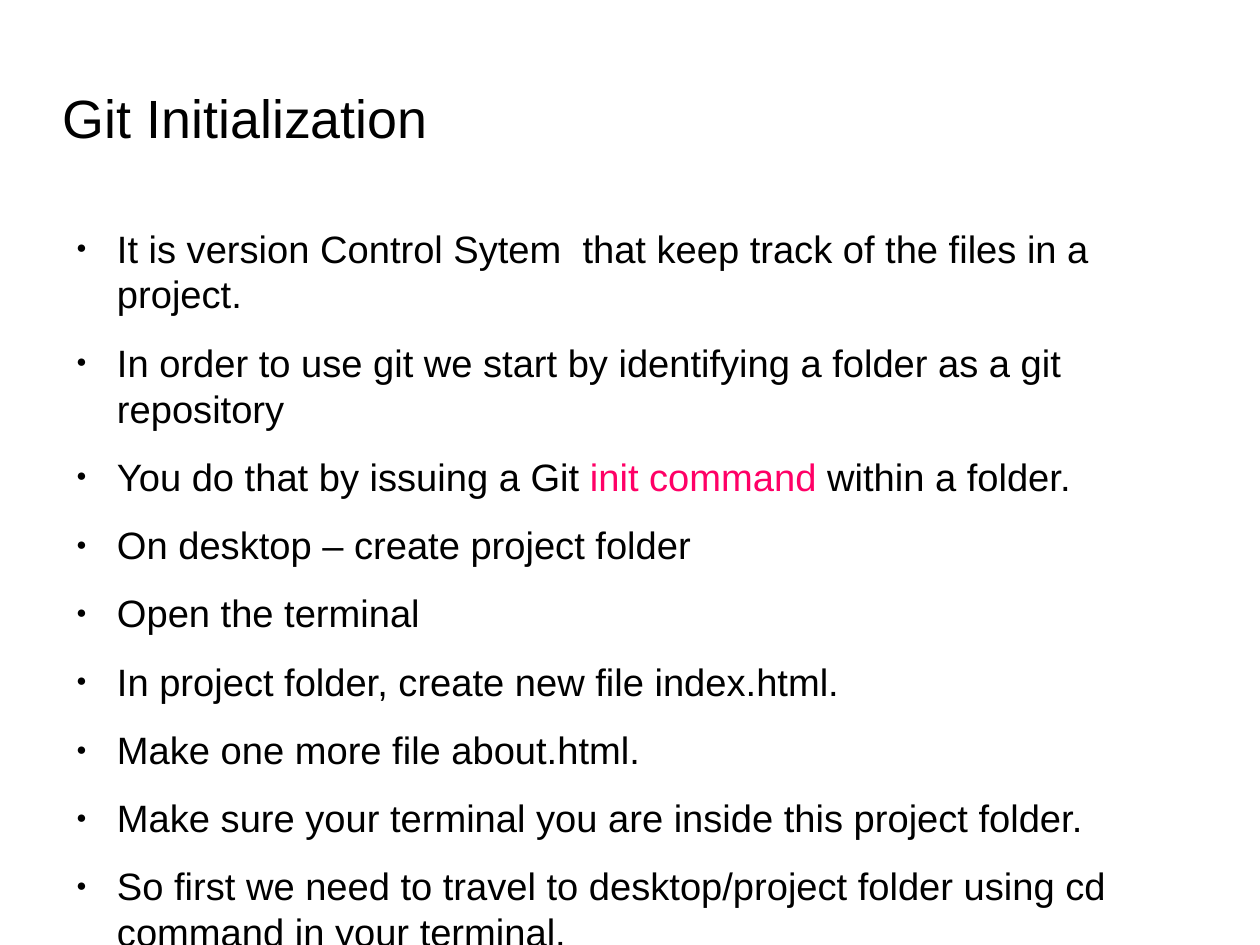
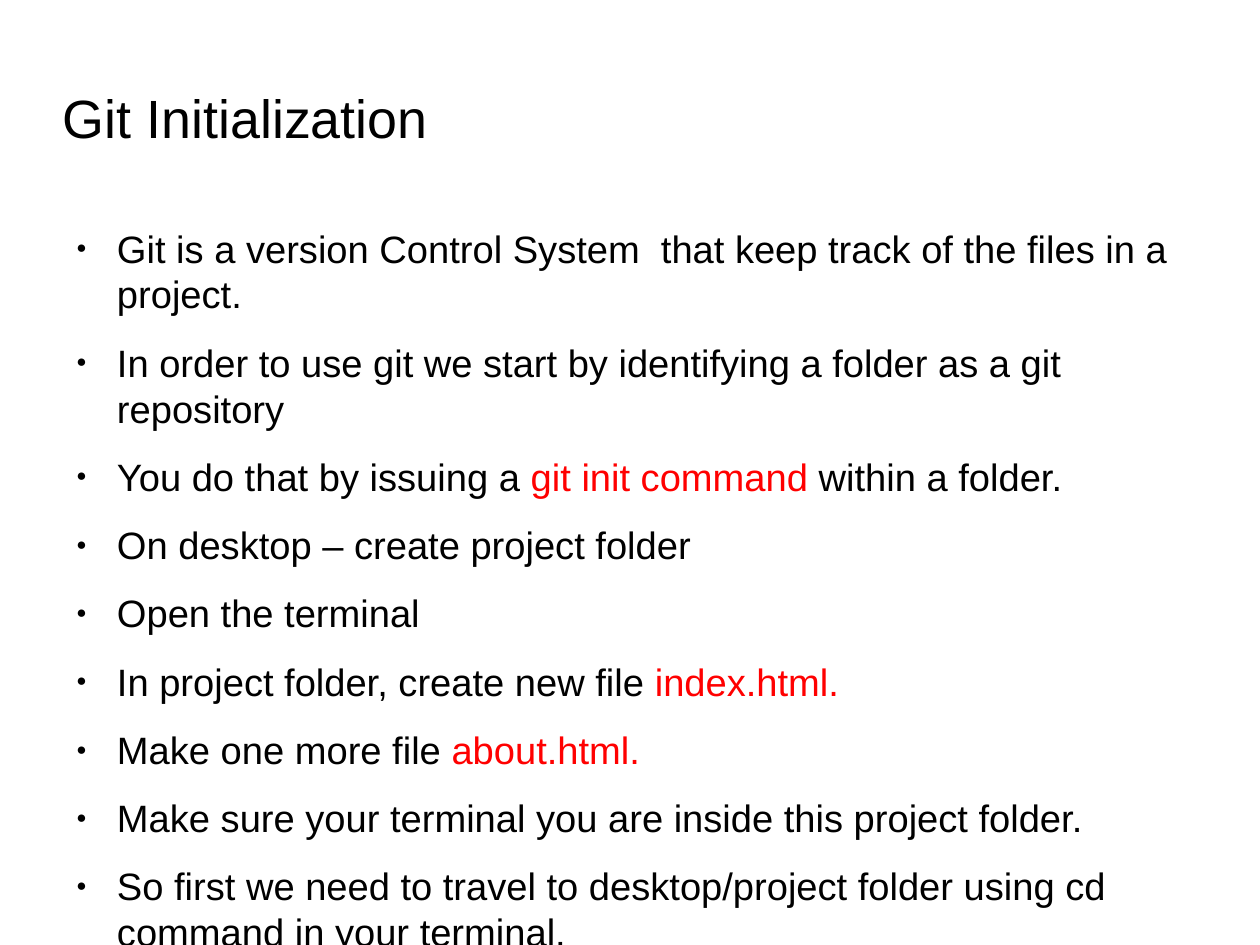
Before and after one commit to anumsh/Learning-Git-and-Github, a slide deck: slide 3 of git_and_GitHub.odp. Drawn at 1260x945 pixels with LibreOffice and Linux fonts; fonts in the diff are those of the drawing; background and template pictures are left out. Boxes give left, top, right and bottom in pixels: in the first picture for what was removed or moved away, otherwise in the second. Text is boxed around its words. In the diff, an @@ line names an element or a change of style, - is before the commit and + after.

```diff
--- a/git_and_GitHub.odp
+++ b/git_and_GitHub.odp
@@ text at [117,235,1167,316]: text changed @@
-● It is version Control Sytem that keep track of the files in a project.
+● Git is a version Control System that keep track of the files in a project.
@@ text at [117,463,1062,499]: text changed @@
-● You do that by issuing a Git init command within a folder.
+● You do that by issuing a git init command within a folder.
@@ text at [117,668,839,765]: text colour #000000 to #FF0000 in "index.html.", "about.html." @@
```
Also in this commit, not shown: 3 other slides changed, 1 slide added.
